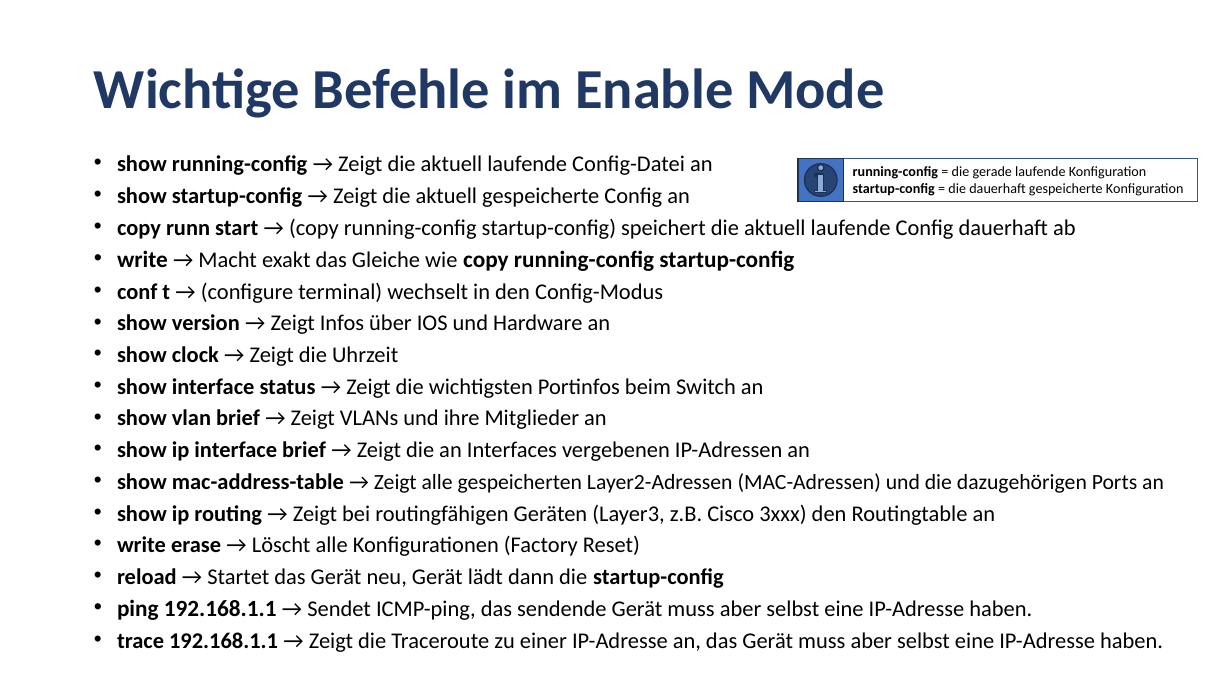
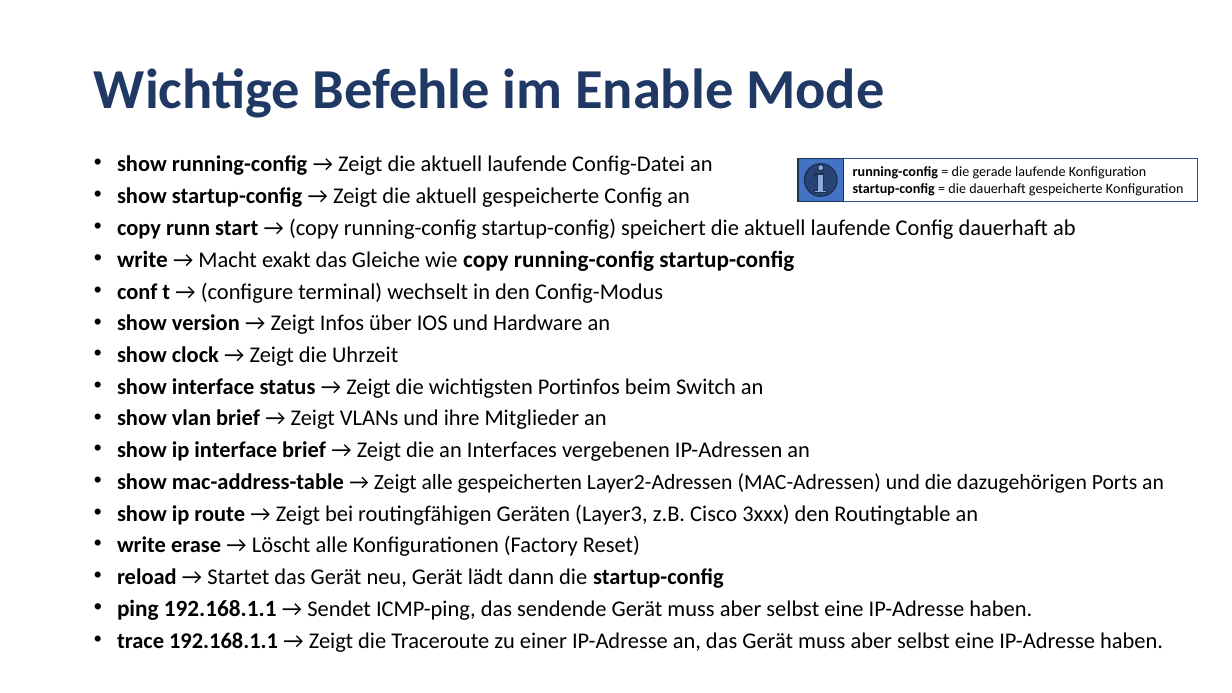
Before and after one commit to MickyRoth/Presentations, a slide deck: slide 6 of Cisco IOS.pptx. Drawn at 1232x693 pixels with LibreOffice and Linux fonts; fonts in the diff are those of the drawing; background and template pictures are left out. Boxes give left, top, right and bottom in pixels: in the first picture for what was removed or moved away, otherwise in the second. Text is boxed around its words. In the diff, an @@ line names an element or a change of style, - is before the commit and + after.

```diff
--- a/Cisco IOS.pptx
+++ b/Cisco IOS.pptx
@@ text at (117, 504, 979, 525): text changed @@
-• show ip routing → Zeigt bei routingfähigen Geräten (Layer3, z.B. Cisco 3xxx) den Routingtable an
+• show ip route → Zeigt bei routingfähigen Geräten (Layer3, z.B. Cisco 3xxx) den Routingtable an
```
Also in this commit, not shown: 1 other slide changed.
